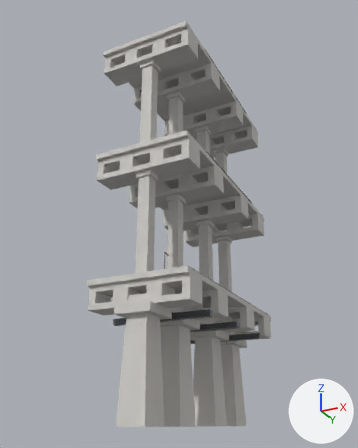
Renders of the FBX model Assets/_Project/04.Art/02.Models/Megastructure/SM_Mega_Core.fbx from each side of a commit.
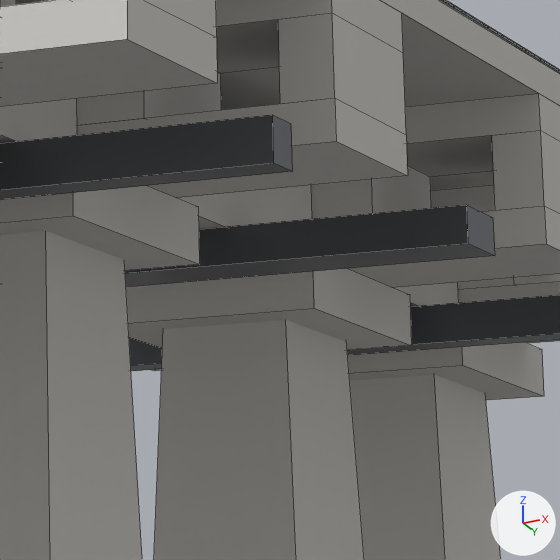
Each version appears first whole from a 50 mm lens placed at (91.2, -195.4, -15.1), pointed at (-4.0, -5.0, 70.6), and next in a close-up on the part from 48% to 70% of the width and 65% to 83% of the height. Every picture has the same lights, and +X, +Y and +Z are marked at lower right. The last two pictures show the newer version. The close-ups show mesh edges as thin lines. Where no turn or scale is listed for an object, it has been applied to the vertices. Vertices at exactly the same position are counted once.

Before the edit, the objects in view are built like this:
```python
me_sm_mega_core = bpy.data.meshes.new('SM_Mega_Core')
me_sm_mega_core.from_pydata(...)  # 1024 vertices, 840 faces; spans x -21.0..21.0, y -49.0..50.0, z -16.0..144.0
# faces by material slot: [744, 42, 12, 42]
me_sm_mega_core.materials.append(mat_m_mega_concrete)  # light grey #cdcbc6
me_sm_mega_core.materials.append(mat_m_mega_steel)  # grey #6e7075
me_sm_mega_core.materials.append(mat_m_mega_signal)  # orange #e29342
me_sm_mega_core.materials.append(mat_m_mega_road)  # dark grey #545557
ob_sm_mega_core = bpy.data.objects.new('SM_Mega_Core', me_sm_mega_core)
ob_sm_mega_core.location = (0.0, 0.0, 0.0)
```
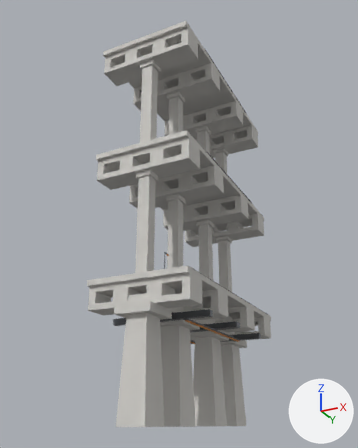
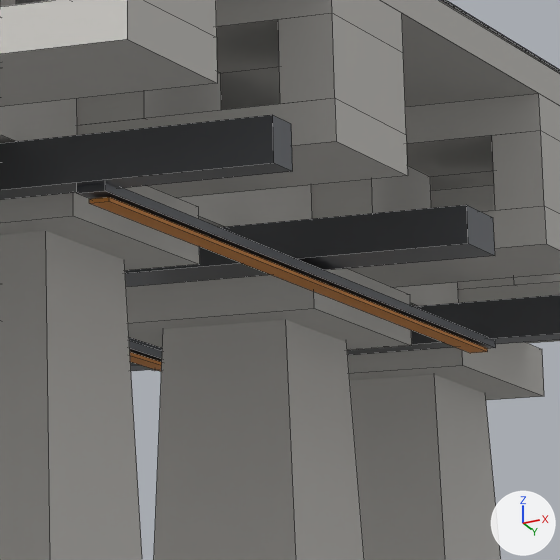
Changed parts and their boxes [x1, y1, x2, y2] in the close-ups (560 x 560 px):
part 1 of me_sm_mega_core, added: after [129, 340, 162, 362]
part 2 of me_sm_mega_core, added: after [130, 352, 162, 371]
part 3 of me_sm_mega_core, added: after [77, 183, 496, 349]
part 4 of me_sm_mega_core, added: after [89, 197, 488, 353]

The change, as a list of edits to the scene's bpy script:
```text
Change me_sm_mega_core:
    used by ob_sm_mega_core; location = (0.0, 0.0, 0.0)
    remove me_sm_mega_core.from_pydata(...)  # 1024 vertices, 840 faces; spans x -21.0..21.0, y -49.0..50.0, z -16.0..144.0
    add me_sm_mega_core.from_pydata(...)  # 1056 vertices, 864 faces; spans x -21.0..21.0, y -49.0..50.0, z -16.0..144.0
    me_sm_mega_core part 1: a new loose piece, a box spanning x -11.3..-9.7, y -28.8..28.8, z 20.99..21.49, in mat_m_mega_steel (grey #6e7075)
    me_sm_mega_core part 2: a new loose piece, a box spanning x -11.07..-9.93, y -27.84..27.84, z 20.63..20.85, in mat_m_mega_signal (orange #e29342)
    me_sm_mega_core part 3: a new loose piece, a box spanning x 9.7..11.3, y -28.8..28.8, z 20.99..21.49, in mat_m_mega_steel (grey #6e7075)
    me_sm_mega_core part 4: a new loose piece, a box spanning x 9.93..11.07, y -27.84..27.84, z 20.63..20.85, in mat_m_mega_signal (orange #e29342)
```
